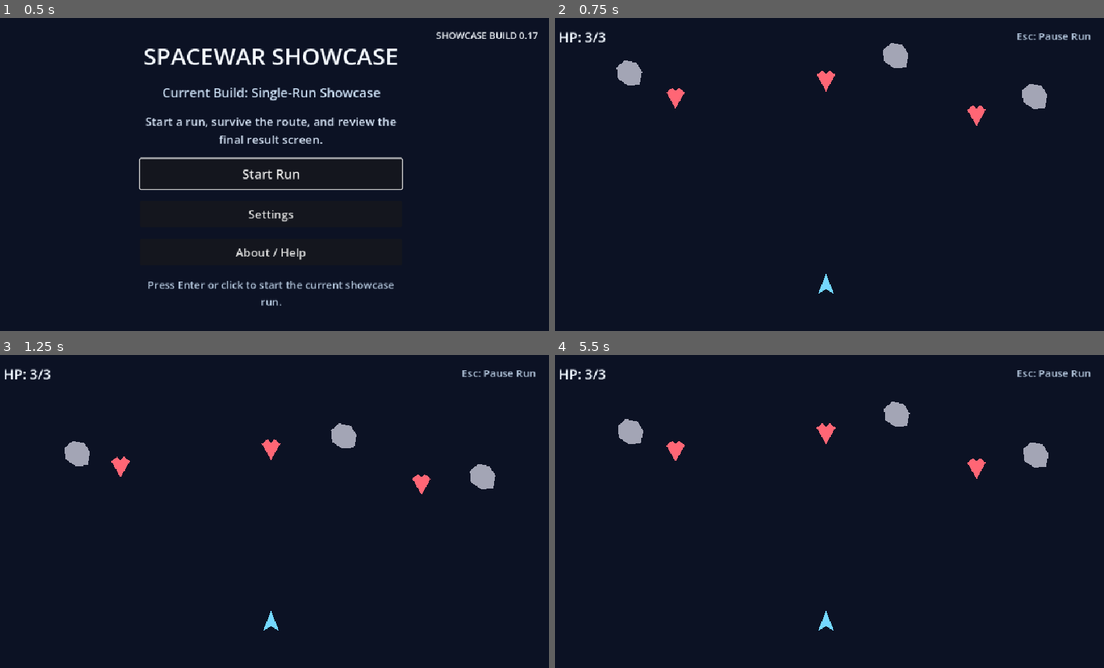
Above: before the commit, frames 1-4 (two rows, left to right).
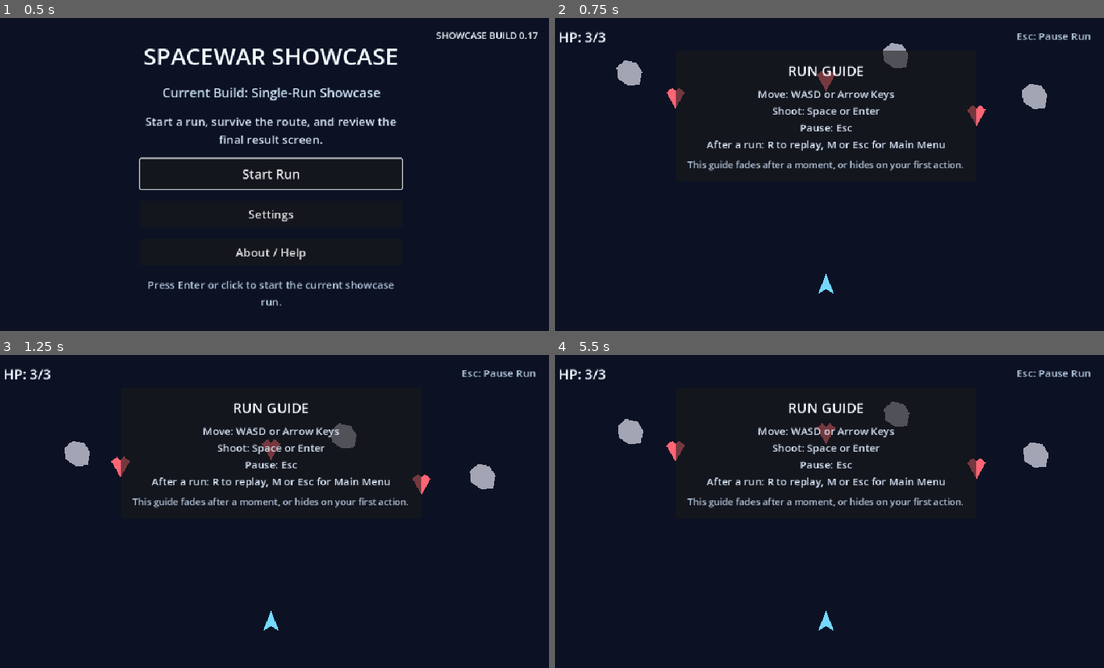
Above: after the commit, the same moments.

Repository: Drew-Z/game-next-spacewar
Game: Godot game, scene res://scenes/main_menu.tscn
Same seed, same stepped clock (60 frames per second), same inputs: the game is played once before the commit and once after it.
Inputs:
- Up to frame 1 (0.5 s): no input
- Up to frame 2 (0.75 s): click "Start Run" at 0.5 s
- Up to frame 3 (1.25 s): no input
- Up to frame 4 (5.5 s): tap Enter (ui_accept) at 1.25, 1.52, 2.27, 3.77, 4.52 s; hold Right (ui_right) 1.28-2.03 s; hold Space 1.28-2.03 s; tap Keypad Enter at 1.55, 2.1, 3.8, 4.35 s; hold Down (ui_down) 2.03-2.78 s; tap R at 2.3, 2.85, 4.55 s; hold Right (ui_right) 2.78-3.53 s; hold Space 2.78-3.53 s; hold Up (ui_up) 3.53-4.28 s; tap Space at 3.6 s; hold Left (ui_left) 4.28-5 s; tap Escape at 4.9 s; click "Start Run" at 5 s

Frame 1 is identical in both runs. In frame 2, 2.5% of the frame differs, in the area x 22-77%, y 10-49%; in frame 3, 2.6%; in frame 4, 2.6%, in the area x 22-77%, y 14-49%.
Error in both runs: Cannot call method 'set_input_as_handled' on a null value. (res://scripts/run_result.gd:31)

Commit message:
feat(ui): add first-run keyboard guidance

Diff:
--- a/scenes/main.tscn
+++ b/scenes/main.tscn
@@ -55,6 +55,45 @@
 text = "Esc: Pause Run"
 horizontal_alignment = 2
 
+[node name="GuidePanel" type="PanelContainer" parent="HUD"]
+offset_left = 220.0
+offset_top = 56.0
+offset_right = 740.0
+offset_bottom = 190.0
+
+[node name="MarginContainer" type="MarginContainer" parent="HUD/GuidePanel"]
+theme_override_constants/margin_left = 18
+theme_override_constants/margin_top = 18
+theme_override_constants/margin_right = 18
+theme_override_constants/margin_bottom = 18
+
+[node name="Content" type="VBoxContainer" parent="HUD/GuidePanel/MarginContainer"]
+theme_override_constants/separation = 10
+
+[node name="GuideTitle" type="Label" parent="HUD/GuidePanel/MarginContainer/Content"]
+theme_override_colors/font_color = Color(0.960784, 0.980392, 1, 1)
+theme_override_font_sizes/font_size = 24
+text = "RUN GUIDE"
+horizontal_alignment = 1
+
+[node name="GuideBody" type="Label" parent="HUD/GuidePanel/MarginContainer/Content"]
+theme_override_colors/font_color = Color(0.835294, 0.890196, 0.960784, 1)
+theme_override_font_sizes/font_size = 18
+text = "Move: WASD or Arrow Keys\nShoot: Space or Enter\nPause: Esc\nAfter a run: R to replay, M or Esc for Main Menu"
+horizontal_alignment = 1
+autowrap_mode = 3
+
+[node name="GuideHint" type="Label" parent="HUD/GuidePanel/MarginContainer/Content"]
+theme_override_colors/font_color = Color(0.701961, 0.776471, 0.862745, 1)
+theme_override_font_sizes/font_size = 16
+text = "This guide fades after a moment, or hides on your first action."
+horizontal_alignment = 1
+autowrap_mode = 3
+
+[node name="GuideTimer" type="Timer" parent="HUD"]
+wait_time = 6.0
+one_shot = true
+
 [node name="PausePanel" type="PanelContainer" parent="HUD"]
 visible = false
 offset_left = 260.0
--- a/scripts/main.gd
+++ b/scripts/main.gd
@@ -6,6 +6,8 @@
 @onready var player := $Player
 @onready var health_label := $HUD/HealthLabel as Label
 @onready var pause_hint_label := $HUD/PauseHintLabel as Label
+@onready var guide_panel := $HUD/GuidePanel as PanelContainer
+@onready var guide_timer := $HUD/GuideTimer as Timer
 @onready var pause_panel := $HUD/PausePanel as PanelContainer
 @onready var continue_button := $HUD/PausePanel/MarginContainer/Content/ContinueButton as Button
 @onready var back_to_menu_button := $HUD/PausePanel/MarginContainer/Content/BackToMenuButton as Button
@@ -16,6 +18,7 @@
 var is_cleared := false
 var is_failed := false
 var is_paused := false
+var guidance_hidden := false
 
 
 func _ready() -> void:
@@ -26,6 +29,7 @@
 	player.defeated.connect(_on_player_defeated)
 	continue_button.pressed.connect(_on_continue_button_pressed)
 	back_to_menu_button.pressed.connect(_on_back_to_menu_button_pressed)
+	guide_timer.timeout.connect(_on_guide_timer_timeout)
 
 	cleared_enemy_targets = 0
 	resolved_enemy_targets = 0
@@ -33,9 +37,12 @@
 	is_cleared = false
 	is_failed = false
 	is_paused = false
+	guidance_hidden = false
 	get_tree().paused = false
 	pause_panel.visible = false
 	pause_hint_label.visible = true
+	guide_panel.visible = true
+	guide_timer.start()
 	_on_player_health_changed(player.current_health, player.max_health)
 	_connect_clear_targets()
 
@@ -51,6 +58,9 @@
 
 
 func _unhandled_input(event: InputEvent) -> void:
+	if _is_guidance_trigger_event(event):
+		_hide_guide_panel()
+
 	if event is InputEventKey and event.pressed and not event.echo and event.physical_keycode == KEY_ESCAPE:
 		if is_failed or is_cleared:
 			return
@@ -60,6 +70,42 @@
 			_pause_game()
 		get_viewport().set_input_as_handled()
 		return
+
+
+func _is_guidance_trigger_event(event: InputEvent) -> bool:
+	if guidance_hidden:
+		return false
+	if event is not InputEventKey:
+		return false
+	var key_event := event as InputEventKey
+	if not key_event.pressed or key_event.echo:
+		return false
+	return key_event.physical_keycode in [
+		KEY_W,
+		KEY_A,
+		KEY_S,
+		KEY_D,
+		KEY_UP,
+		KEY_DOWN,
+		KEY_LEFT,
+		KEY_RIGHT,
+		KEY_SPACE,
+		KEY_ENTER,
+		KEY_KP_ENTER,
+		KEY_ESCAPE,
+	]
+
+
+func _hide_guide_panel() -> void:
+	if guidance_hidden:
+		return
+	guidance_hidden = true
+	guide_panel.visible = false
+	guide_timer.stop()
+
+
+func _on_guide_timer_timeout() -> void:
+	_hide_guide_panel()
 
 func _connect_clear_targets() -> void:
 	var clear_targets := get_tree().get_nodes_in_group("clear_targets")
Not shown, changed: README.md
Not shown, changed: docs/roadmap.md
Not shown, changed: docs/task-board.md
Not shown, changed: docs/test-checklist.md
